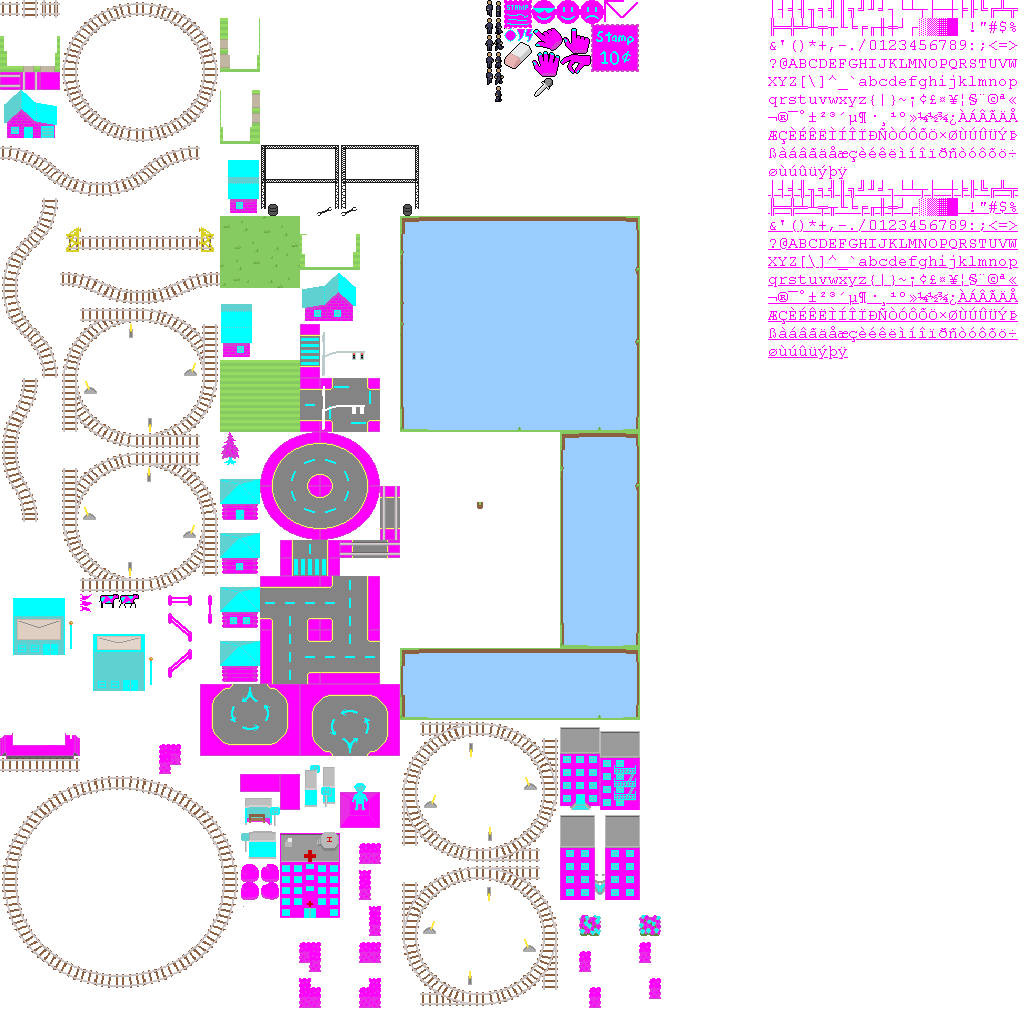
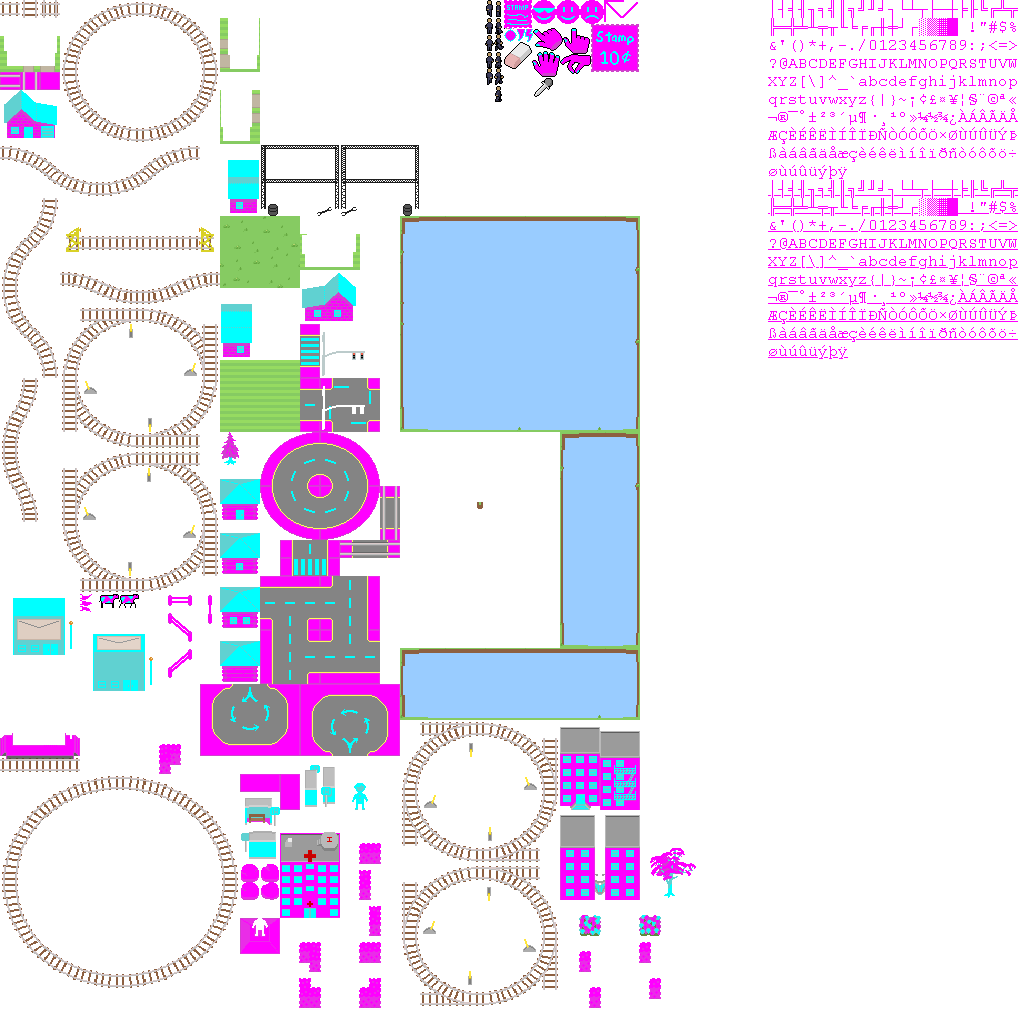
Before/after of a 1024 × 1024 layered artwork. What changed in the layer stack:
painted on "base.png copy" over [240, 792, 696, 954]
